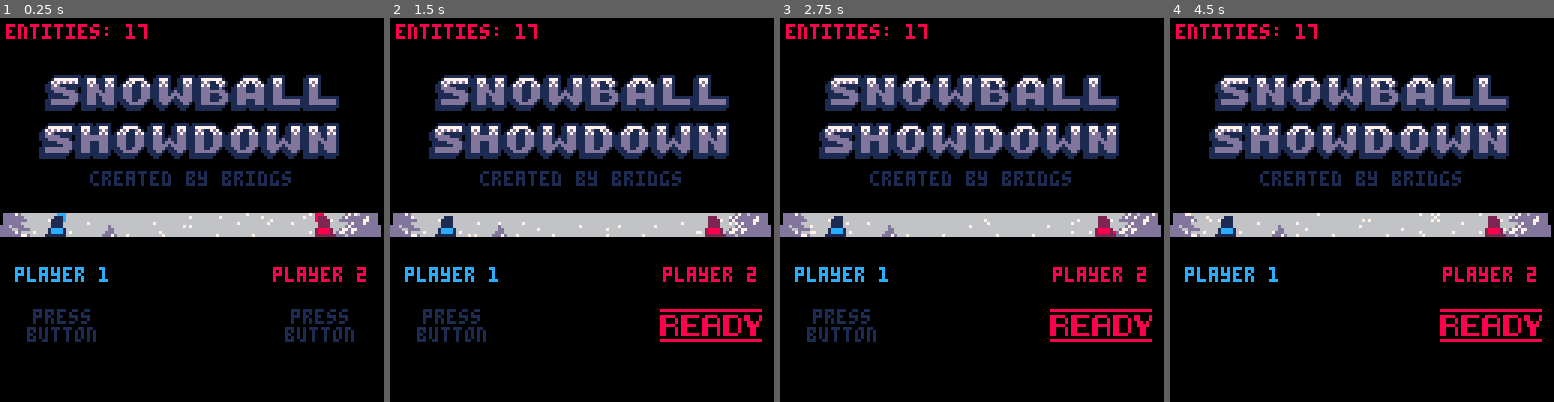
Above: before the commit, frames 1-4 (left to right).
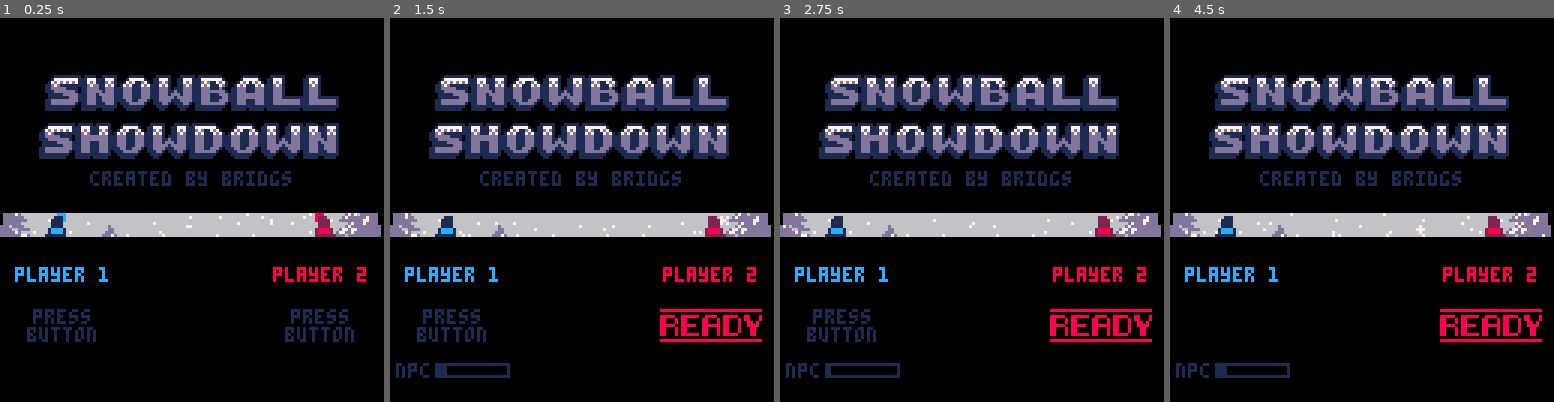
Above: after the commit, the same moments.

Repository: aylanonsense/snowball-showdown
Game: PICO-8 cartridge cart.p8
Same seed, same stepped clock (60 frames per second), same inputs: the game is played once before the commit and once after it.
Inputs:
- Up to frame 1 (0.25 s): no input
- Up to frame 2 (1.5 s): tap X (X key) at 0.33, 1.07 s; tap O (Z key) at 0.7 s
- Up to frame 3 (2.75 s): hold Right 1.6-2.1 s; tap O (Z key) at 1.7, 2.1, 2.5 s; tap X (X key) at 1.85 s; hold Up 2.15-2.42 s; hold Right from 2.47 s (still down)
- Up to frame 4 (4.5 s): tap O (Z key) every 0.4 s from 2.9 to 4.1 s; tap X (X key) at 2.97, 4.08 s; release Right at 3.03 s; hold Left 3.08-3.58 s; hold Down 3.63-3.97 s; hold Right from 4.02 s (still down)

The runs differ from the first frame. In frame 1, 0.6% of the frame differs, in the area x 1-72%, y 1-55%; in frame 2, 1.3%; in frame 3, 1.2%; in frame 4, 1.3%, in the area x 1-98%, y 1-94%.

Commit message:
NPC and other tweaks

Diff:
--- a/cart.p8
+++ b/cart.p8
@@ -137,6 +137,28 @@
       -- apply animation
       self:apply_animation()
       local has_pressed_button = any_button_pressed(self.player_num, true)
+      if self.ready.is_npc then
+        if has_pressed_button then
+          self.ready.is_npc = false
+          sfx(4, self.channel)
+        else
+          local difficulty -- scale of 0.0 to 1.0
+          local point_diff = self.opponent.score.points - self.score.points
+          local most_points = max(self.opponent.score.points, self.score.points)
+          local difficulty = mid(0.0, most_points * 0.3 + point_diff * 0.3, 1.0)
+          if not self.pane.is_done then
+            has_pressed_button = rnd() < (0.13 + 0.26 * difficulty)
+          elseif self.is_ready_to_throw and not self.has_taken_action then
+            if not self.opponent.pane.is_done then
+              has_pressed_button = rnd() < 0.2
+            elseif self.opponent.has_taken_action then
+              has_pressed_button = rnd() < (0.03 + 0.055 * difficulty)
+            else
+              has_pressed_button = rnd() < (0.002 - 0.001 * difficulty) * (2 + speed_indicator.speed_level)
+            end
+          end
+        end
+      end
       if has_pressed_button then
         if scene == "title" then
           self.ready:activate()
@@ -205,8 +227,9 @@
       else
         sspr2(17 * ((self.sprite - 1) % 7), 18 * flr((self.sprite - 1) / 7), 17, 18, x - 8, y, not self.is_first_player)
       end
-      if self.neck_x then
-        pset2(self.neck_x, self.neck_y, 9)
+      -- draw "npc"
+      if self.ready.is_npc then
+        print2_center("npc", self.x + ternary(self.is_first_player, 0, 3), self.y - 9, self.dark_color)
       end
     end,
     reset = function(self)
@@ -220,9 +243,9 @@
     end,
     throw_snowball = function(self)
       sfx(4 + self.player_num, self.channel)
-      self:animate({ { 10, mid(1, 4 - flr(speed_indicator.speed_level / 4), 4) } }, function()
+      self:animate({ { 10, mid(1, 7 - flr(speed_indicator.speed_level / 3), 7) } }, function()
         -- snowball speed increases if the wind is in your favor
-        local speed = 88 / mid(1, 17 - speed_indicator.speed_level, 17)
+        local speed = 88 / mid(3, 17 - speed_indicator.speed_level, 17)
         -- throw snowball
         self:animate("throw")
         self.snowball = spawn_entity("snowball", self.x + 11 * self.facing, self.y + 5, {
@@ -231,8 +254,15 @@
         })
       end)
     end,
-    get_hit = function(self)
-      sfx(7, self.channel)
+    get_hit = function(self, snowball_speed)
+      shake_and_freeze(3 + flr(snowball_speed / 2), 1 + flr(snowball_speed / 4))
+      if snowball_speed > 25 then
+        sfx(26, self.channel)
+      elseif snowball_speed > 9 then
+        sfx(27, self.channel)
+      else
+        sfx(28, self.channel)
+      end
       self.has_been_hit = true
       self.pane.is_visible = false
       self:animate("block")
@@ -510,7 +540,7 @@
       self:apply_velocity()
       -- check for snowball hit
       if decrement_counter_prop(self, "frames_to_hit") and not self.player.opponent.has_dodged then
-        self.player.opponent:get_hit()
+        self.player.opponent:get_hit(abs(self.vx))
         self:die()
       end
     end,
@@ -536,30 +566,32 @@
     end
   },
   win = {
-    frames_to_death = 130,
+    frames_to_death = 160,
     draw = function(self, x, y)
       draw_bubble_letters_with_shadow({ 11, 12, 7 }, x, y, self.player.color, self.player.dark_color)
     end
   },
   draw = {
-    frames_to_death = 130,
+    frames_to_death = 170,
     draw = function(self, x, y)
       draw_bubble_letters_with_shadow({ 3, 5, 6, 11 }, x, y, 13, 1)
     end
   },
   speed_indicator = {
     render_layer = 13,
-    -- is_visible = false,
     speed_level = 0,
     animation = nil,
     animation_frames = 0,
     update = function(self)
       if self.animation == "filling" and decrement_counter_prop(self, "animation_frames") then
         self.speed_level = min(15, self.speed_level + 1)
+        if self.speed_level % 2 == 0 then
+          sfx(19, -1, 4 * flr(self.speed_level / 2) - 4, 4)
+        end
         if self.speed_level >= 15 then
           self.animation = nil
         else
-          self.animation_frames = 25
+          self.animation_frames = 20 + 2 * self.speed_level
         end
       end
       if self.animation == "draining" and decrement_counter_prop(self, "animation_frames") then
@@ -595,10 +627,14 @@
     points = 2,
     render_layer = 11,
     frames_to_point = 0,
+    skip_point_sound = false,
     update = function(self)
       if decrement_counter_prop(self, "frames_to_point") then
         self.points += 1
-        sfx(8, self.player.channel)
+        if not self.skip_point_sound then
+          sfx(8, self.player.channel)
+          self.skip_point_sound = false
+        end
       end
     end,
     draw = function(self, x, y)
@@ -613,8 +649,9 @@
         sspr2(50, 72, 3, 20, x - 13 + 6 * i, y - 10)
       end
     end,
-    add_point = function(self, frames)
+    add_point = function(self, frames, skip_sound)
       self.frames_to_point = frames
+      self.skip_point_sound = skip_sound
     end,
     reset = function(self)
       self.points = 0
@@ -636,7 +673,7 @@
     end,
     update = function(self)
       -- add new snowflakes
-      if rnd() < self.spawn_rate then
+      if rnd() < self.spawn_rate + speed_indicator.speed_level / 20 then
         self:spawn_snowflake()
       end
       -- update all snowflakes
@@ -699,6 +736,8 @@
   },
   ready_up = {
     render_layer = 21,
+    npc_start_frames = 0,
+    is_npc = false,
     activate = function(self)
       self.is_ready = not self.is_ready
       sfx(ternary(self.is_ready, 4, 3), self.player.channel)
@@ -706,19 +745,39 @@
         remove_title()
       end
     end,
+    update = function(self)
+      if self.player.opponent.ready.is_ready and not self.is_ready then
+        increment_counter_prop(self, "npc_start_frames")
+        if self.npc_start_frames >= 75 then
+          self:activate()
+          self.is_npc = true
+        end
+      else
+        self.npc_start_frames = 0
+      end
+    end,
     draw = function(self, x, y)
       print2_center("player " .. self.player.player_num, x, y, self.player.color)
       if self.is_ready then
         pal(11, self.player.color)
-        sspr2(79, 47, 34, 11, x - 17, y + 14)
-      elseif self.frames_alive % 35 < 25 then
-        print2_center("press", x, y + 14, 1)
-        print2_center("button", x, y + 20)
+        sspr2(79, ternary(self.is_npc, 58, 47), 34, 11, x - 17, y + 14)
+      else
+        if self.frames_alive % 35 < 25 then
+          print2_center("press", x, y + 14, 1)
+          print2_center("button", x, y + 20)
+        end
+        if self.npc_start_frames > 0 then
+          print2("npc", x - 19, y + 32, 1)
+          rect2(x - 6, y + 32, 25, 5)
+          rectfill2(x - 6, y + 32, mid(1, 25 * self.npc_start_frames / 75, 25), 5)
+        end
       end
     end,
     reset = function(self)
       self.is_visible = true
       self.is_ready = false
+      self.is_npc = false
+      self.npc_start_frames = 0
     end
   },
   title_blinders = {
@@ -752,6 +811,7 @@
       self.visible_frames = 80
     end,
     close = function(self)
+      sfx(25)
       self.is_visible = true
       self.animation = "closing"
     end
@@ -771,7 +831,7 @@
   },
   snow_poof = {
     render_layer = 7,
-    frames_to_death = 30,
+    frames_to_death = 60,
     num_snowflakes = 10,
     init = function(self)
       self.snowflakes = {}
@@ -846,6 +906,8 @@
   }
   players[1].opponent = players[2]
   players[2].opponent = players[1]
+  -- wind indicator
+  speed_indicator = spawn_entity("speed_indicator", 62, 26)
   -- foreground snowfall
   spawn_entity("snowfall", 0, 0, {
     min_dist = 0.0,
@@ -867,8 +929,6 @@
   -- black out anything that is offscreen
   spawn_entity("game_blinders")
   title_blinders = spawn_entity("title_blinders")
-  -- wind indicator
-  speed_indicator = spawn_entity("speed_indicator", 62, 26)
   -- debug, skip to start
   if skip_to_start or skip_to_throw then
     title.is_visible = false
@@ -914,9 +974,9 @@
     wind_active_frames = 0
   end
   wind_switch_frames = decrement_counter(wind_switch_frames)
-  local max_wind_pressure = mid(0.5, wind_active_frames / 100, 5)
+  local max_wind_pressure = mid(0.5, wind_active_frames / 120, 1.5)
   if wind_switch_frames <= 0 then
-    wind_switch_frames = mid(0, 50 - flr(wind_active_frames / 10), 50) + rnd_int(40, 50)
+    wind_switch_frames = mid(0, 50 - flr(wind_active_frames / 10), 30) + rnd_int(135, 185)
     local dir
     if wind_target_pressure > 0 then
       dir = -1
@@ -925,10 +985,15 @@
     else
       dir = ternary(rnd() < 0.5, -1, 1)
     end
-    wind_target_pressure = dir * max_wind_pressure * rnd_num(0.5, 1.0)
+    local wind_speed = max_wind_pressure * rnd_num(0.2, 1.0)
+    wind_target_pressure = dir * wind_speed
     wind_updraft = rnd_num(-0.2, 1.0)
-  elseif wind_switch_frames % 5 == 0 then
-    wind_target_pressure += 2.0 * rnd() - 1.0
+    if wind_speed > 1.45 then
+      sfx(rnd_int(21, 22))
+    elseif wind_speed > 0.5 then
+      sfx(rnd_int(20, 21))
+    end
+  elseif wind_switch_frames % 10 == 0 then
     wind_updraft = rnd_num(-0.2, 1.0)
   end
   wind_target_pressure = mid(-max_wind_pressure, wind_target_pressure, max_wind_pressure)
@@ -994,7 +1059,6 @@
   -- cover up the rightmost column of pixels
   pal()
   line(127, 0, 127, 127, 0)
-  print("entities: " .. #entities, 2, 2, 8)
 end
 
 -- spawns an instance of the given class
@@ -1109,6 +1173,7 @@
   players[1].ready.visible_frames = 20
   players[2].ready.visible_frames = 20
   title_blinders:open()
+  sfx(16)
 end
 function start_bows()
   scene = "bows"
@@ -1129,7 +1194,6 @@
   scene = "game"
   wind_is_active = true
   wind_active_frames = 0
-  wind_switch_frames = 0
   wind_updraft = 0
   wind_target_pressure = 0
   players[1]:start_packing_snow()
@@ -1153,9 +1217,9 @@
       players[1].score.hidden_frames = 20
       players[2].score.hidden_frames = 20
       local is_final_point = (winner.score.points >= 2)
-      winner.score:add_point(45)
+      winner.score:add_point(45, is_final_point)
       sfx(9, winner.channel)
-      winner:animate({ "celebrate", { -1, 60 } }, function()
+      winner:animate({ "celebrate", { -1, 45 } }, function()
         if is_final_point then
           declare_winner(winner)
         else
@@ -1179,11 +1243,9 @@
         if is_final_point[1] and is_final_point[2] then
           declare_draw()
         elseif is_final_point[1] then
-          sfx(9, players[1].channel)
           players[1]:animate("celebrate")
           declare_winner(players[1])
         elseif is_final_point[2] then
-          sfx(9, players[2].channel)
           players[2]:animate("celebrate")
           declare_winner(players[2])
         else
@@ -1194,10 +1256,11 @@
   end
 end
 function declare_winner(winner)
+  music(0)
   spawn_entity("win", winner.x - 15, winner.y - 18, {
     player = winner
   })
-  winner.opponent:animate({ "drop", { -1, 30 } }, function()
+  winner.opponent:animate({ "drop", { -1, 60 } }, function()
     title_blinders:close()
     winner.opponent:animate({ { -1, 100 } }, function()
       winner:animate("stop_celebrating")
@@ -1206,9 +1269,10 @@
   end)
 end
 function declare_draw()
+  music(4)
   spawn_entity("draw", 39, 51)
-  players[1]:animate({ "drop", { -1, 130 }, "get_up" })
-  players[2]:animate({ "drop", { -1, 30 } }, function()
+  players[1]:animate({ "drop", { -1, 170 }, "get_up" })
+  players[2]:animate({ "drop", { -1, 70 } }, function()
     title_blinders:close()
     players[2]:animate({ { -1, 100 }, "get_up" })
   end)
@@ -1332,6 +1396,9 @@
 function sspr2(sx, sy, sw, sh, x, y, flip_h, flip_y, sw2, sh2)
   sspr(sx, sy, sw, sh, x + 0.5, y + 0.5, sw2 or sw, sh2 or sh, flip_h, flip_y)
 end
+function rect2(x, y, width, height, ...)
+  rect(x + 0.5, y + 0.5, x + width - 0.5, y + height - 0.5, ...)
+end
 function rectfill2(x, y, width, height, ...)
   rectfill(x + 0.5, y + 0.5, x + width - 0.5, y + height - 0.5, ...)
 end
Not shown, changed: 29 lines of the sprite sheet (__gfx__) section of cart.p8
Not shown, changed: the music (__music__) section of cart.p8
Not shown, changed: the sound effects (__sfx__) section of cart.p8
